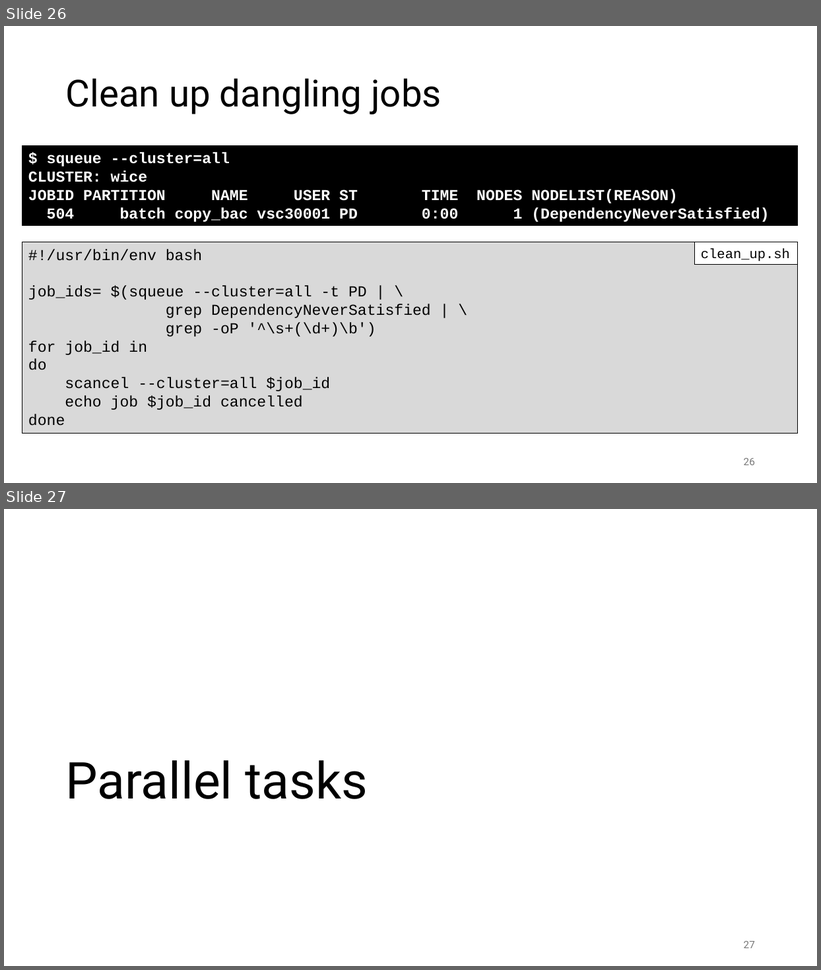
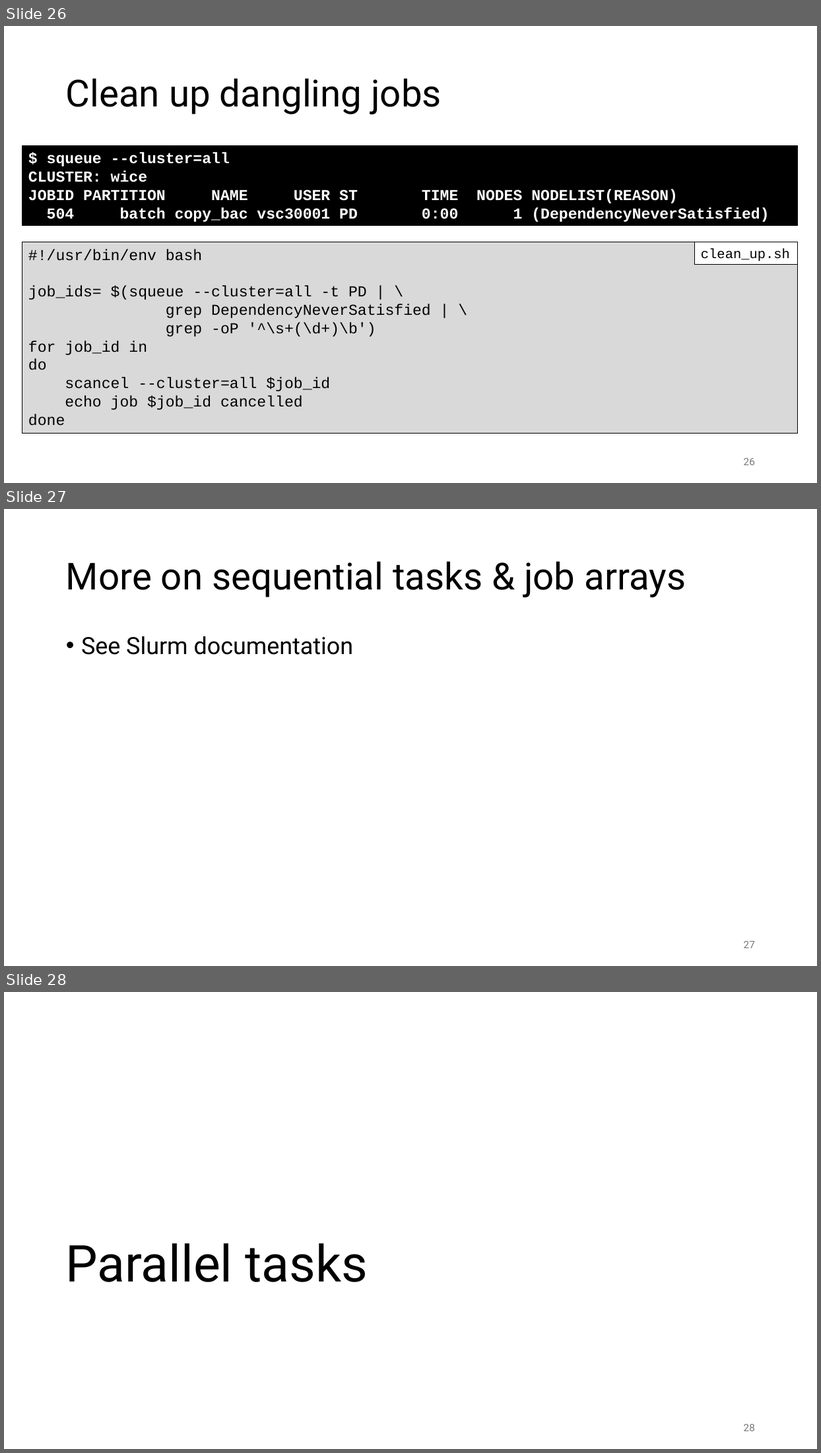
Before and after one commit to gjbex/Workflows-for-HPC, a slide deck: workflow_for_HPC.pptx. Shown one above the other, each under a label of ours: slides 26 and 27 before the commit, slides 26, 27 and 28 after it. The pictures are 821x970 and 821x1453 pixels, drawn with LibreOffice and Linux fonts; fonts in the diff are those of the drawing. Boxes give left, top, right and bottom in pixels: in the first picture for what was removed or moved away, otherwise in the second. Text is boxed around its words. In the diff, an @@ line names an element or a change of style, - is before the commit and + after.

```diff
--- a/workflow_for_HPC.pptx
+++ b/workflow_for_HPC.pptx
@@ slide 27 added at (x1=4, y1=509, x2=817, y2=966), background #FFFFFF @@
@@ title added at (x1=66, y1=561, x2=686, y2=597), 44 pt, text #000000 @@
+More on sequential tasks & job arrays
@@ text added at (x1=81, y1=636, x2=354, y2=655), 28 pt, text #000000 @@
+• See Slurm documentation
@@ page number added at (x1=744, y1=941, x2=755, y2=949), 12 pt, text #797979 @@
+27
@@ what was slide 27 is now slide 28 @@
@@ page number at (x1=744, y1=1424, x2=755, y2=1432): text changed @@
-27
+28
```
Also in this commit, not shown: 2 other slides added.
